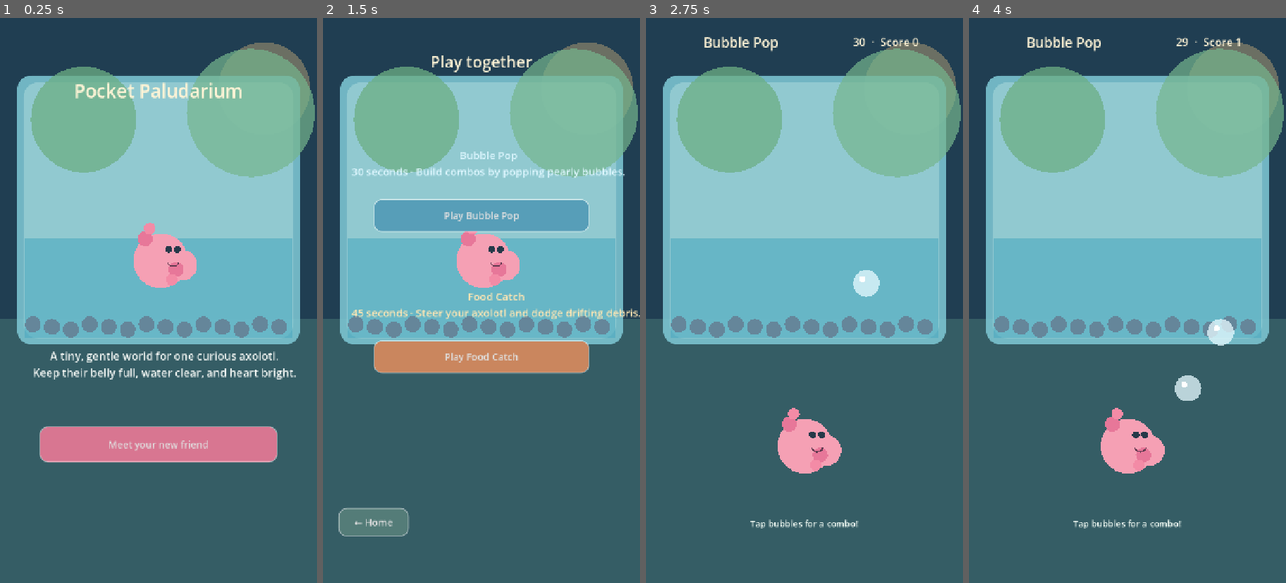
Above: before the commit, frames 1-4 (left to right).
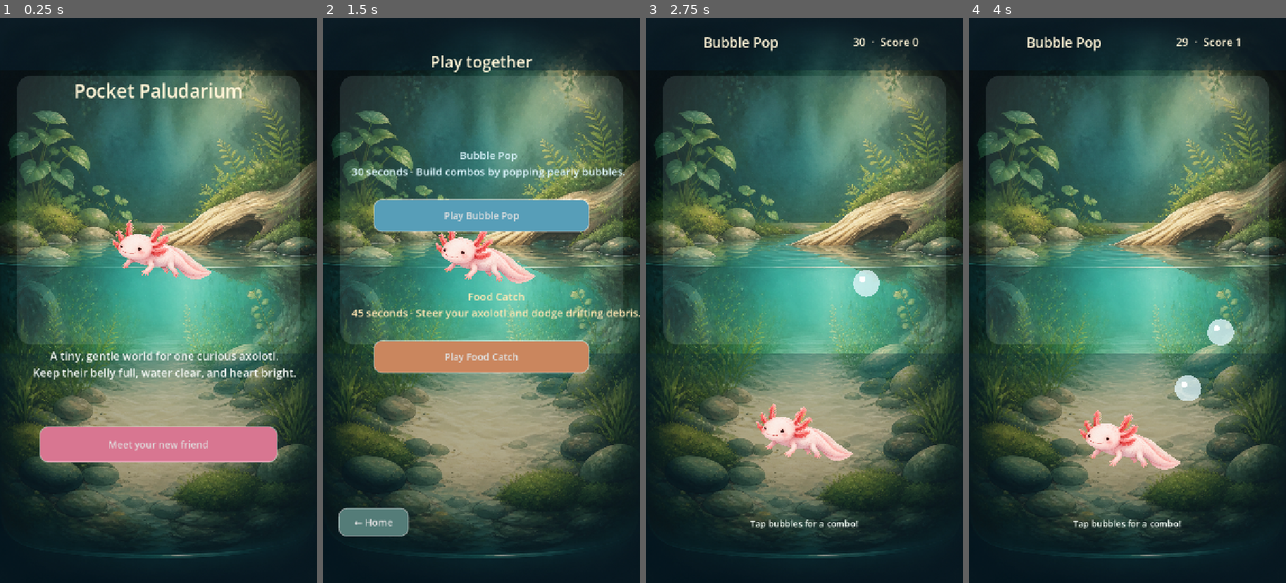
Above: after the commit, the same moments.

Repository: GrapeGames3141/Axolotl
Game: Godot game, scene res://scenes/main.tscn
The game is run twice, just before and just after one commit, with the same random seed, the same clock (stepped at 60 frames per second) and the same inputs.
Inputs (mouse positions are in pixels of both pictures, inside the frame that each line leads up to):
- Up to frame 1 (0.25 s): no input
- Up to frame 2 (1.5 s): click "Meet your new friend" at 0.5 s; click "Play" at 1.25 s
- Up to frame 3 (2.75 s): click "Play Bubble Pop" at 2 s
- Up to frame 4 (4 s): move the mouse to (1197, 272) at 2.77 s; click (1197, 272) at 2.92 s; move the mouse to (1064, 328) at 3.52 s; click (1064, 328) at 3.67 s

The runs differ from the first frame. In frame 1, 92% of the frame differs, in the area x 0-100%, y 0-100%; in frame 2, 89%; in frame 3, 97%; in frame 4, 97%.

Commit message:
Add storybook art pass

Diff:
--- a/scripts/main.gd
+++ b/scripts/main.gd
@@ -27,6 +27,9 @@
 var toast: Label
 var mini_hud_label: Label
 var audio_player: AudioStreamPlayer
+var backdrop_texture: Texture2D
+var axolotl_texture: Texture2D
+var decor_atlas_texture: Texture2D
 
 func _ready() -> void:
 	get_viewport().size_changed.connect(_layout)
@@ -34,6 +37,9 @@
 	canvas = Control.new(); canvas.set_anchors_and_offsets_preset(Control.PRESET_FULL_RECT); canvas.mouse_filter = Control.MOUSE_FILTER_IGNORE; canvas.draw.connect(_draw_world); add_child(canvas)
 	ui = Control.new(); ui.set_anchors_and_offsets_preset(Control.PRESET_FULL_RECT); add_child(ui)
 	audio_player = AudioStreamPlayer.new(); add_child(audio_player)
+	backdrop_texture = load("res://assets/storybook/paludarium-backdrop-v1.png") as Texture2D
+	axolotl_texture = load("res://assets/storybook/axolotl-swim-v1.png") as Texture2D
+	decor_atlas_texture = load("res://assets/storybook/decor-atlas-v1.png") as Texture2D
 	GameState.state_changed.connect(refresh)
 	screen = "home" if GameState.tutorial_complete else "onboarding"
 	refresh()
@@ -116,7 +122,8 @@
 	for id in catalog.ids():
 		var item = catalog.get_item(id)
 		var item_id: String = id
-		make_label("%s  ·  %d pearls\n%s" % [item.title, item.price, item.description], Vector2(50, y), Vector2(420, 76), 18, item.color)
+		make_atlas_icon(item_id, Rect2(42, y + 2, 70, 70))
+		make_label("%s  ·  %d pearls\n%s" % [item.title, item.price, item.description], Vector2(115, y), Vector2(355, 76), 18, item.color)
 		make_button("Buy", Rect2(510, y + 8, 150, 56), func(): buy_from_shop(item_id), Color("7a9c83"))
 		y += 96
 
@@ -146,6 +153,24 @@
 	selected_item = item_id
 	var item = catalog.get_item(item_id)
 	say("Place %s in the tank." % item.title)
+
+func atlas_region(item_id: String) -> Rect2:
+	var cell := 418.0
+	var cells := {
+		"water_fern": Vector2i(0, 0), "moon_stone": Vector2i(1, 0), "cozy_log": Vector2i(2, 0),
+		"cloud_hide": Vector2i(0, 1), "gentle_filter": Vector2i(1, 1), "pearl_bubbler": Vector2i(2, 1),
+		"berry_bites": Vector2i(0, 2), "moss_pellets": Vector2i(1, 2), "ribbon_hat": Vector2i(2, 2)
+	}
+	var cell_index: Vector2i = cells.get(item_id, Vector2i(-1, -1))
+	return Rect2(Vector2(cell_index.x * cell, cell_index.y * cell), Vector2(cell, cell))
+
+func make_atlas_icon(item_id: String, rect: Rect2) -> TextureRect:
+	var icon := TextureRect.new()
+	icon.position = rect.position; icon.size = rect.size; icon.expand_mode = TextureRect.EXPAND_IGNORE_SIZE; icon.stretch_mode = TextureRect.STRETCH_KEEP_ASPECT_CENTERED; icon.mouse_filter = Control.MOUSE_FILTER_IGNORE
+	if decor_atlas_texture != null:
+		var atlas := AtlasTexture.new(); atlas.atlas = decor_atlas_texture; atlas.region = atlas_region(item_id); icon.texture = atlas
+	ui.add_child(icon)
+	return icon
 
 func build_minis() -> void:
 	make_label("Play together", Vector2(50, 70), Vector2(620, 58), 36, Color("fff4d6"))
@@ -236,17 +261,26 @@
 	var scale := minf(get_viewport_rect().size.x / W, get_viewport_rect().size.y / H)
 	var offset := (get_viewport_rect().size - Vector2(W, H) * scale) * 0.5
 	canvas.draw_set_transform(offset, 0.0, Vector2(scale, scale))
-	canvas.draw_rect(Rect2(0, 0, W, H), Color("203e52"))
+	if backdrop_texture != null:
+		canvas.draw_texture_rect(backdrop_texture, Rect2(0, 0, W, H), false)
+		canvas.draw_rect(Rect2(0, 0, W, 118), Color("092333", 0.42))
+		canvas.draw_rect(Rect2(0, 760, W, 520), Color("092333", 0.30))
+	else:
+		canvas.draw_rect(Rect2(0, 0, W, H), Color("203e52"))
 	# Soft storybook sky, land, and rounded glass tank.
-	canvas.draw_circle(Vector2(600, 160), 105, Color("f7cb82", 0.35))
-	canvas.draw_rect(Rect2(0, 680, W, 600), Color("355d65"))
+	if backdrop_texture == null:
+		canvas.draw_circle(Vector2(600, 160), 105, Color("f7cb82", 0.35))
+		canvas.draw_rect(Rect2(0, 680, W, 600), Color("355d65"))
 	var tank := Rect2(38, 130, 644, 610)
-	canvas.draw_style_box(_rounded(Color("7ec8d5", 0.86), 34), tank)
-	canvas.draw_style_box(_rounded(Color("d4f5ed", 0.32), 34), Rect2(53, 146, 614, 580))
-	canvas.draw_rect(Rect2(55, 500, 610, 225), Color("4ca9bf", 0.60))
-	canvas.draw_circle(Vector2(190, 230), 120, Color("6cae84", 0.75)); canvas.draw_circle(Vector2(570, 215), 145, Color("75b58d", 0.70))
+	canvas.draw_style_box(_rounded(Color("d4f5ed", 0.12), 34), tank)
+	if backdrop_texture == null:
+		canvas.draw_style_box(_rounded(Color("7ec8d5", 0.86), 34), tank)
+		canvas.draw_style_box(_rounded(Color("d4f5ed", 0.32), 34), Rect2(53, 146, 614, 580))
+		canvas.draw_rect(Rect2(55, 500, 610, 225), Color("4ca9bf", 0.60))
+		canvas.draw_circle(Vector2(190, 230), 120, Color("6cae84", 0.75)); canvas.draw_circle(Vector2(570, 215), 145, Color("75b58d", 0.70))
 	# gravel
-	for x in range(75, 655, 43): canvas.draw_circle(Vector2(x, 694 + (x % 3) * 6), 18, Color("65869a"))
+	if backdrop_texture == null:
+		for x in range(75, 655, 43): canvas.draw_circle(Vector2(x, 694 + (x % 3) * 6), 18, Color("65869a"))
 	_draw_placements()
 	_draw_axolotl(Vector2(365, 535) if mini_mode == "" else Vector2(player_x, 955))
 	if mini_mode != "":
@@ -263,6 +297,13 @@
 	var box := StyleBoxFlat.new(); box.bg_color = color; box.corner_radius_top_left = radius; box.corner_radius_top_right = radius; box.corner_radius_bottom_left = radius; box.corner_radius_bottom_right = radius; return box
 
 func _draw_axolotl(p: Vector2) -> void:
+	if axolotl_texture != null:
+		var idle := 0.0 if GameState.settings.reduced_motion else sin(Time.get_ticks_msec() * 0.003) * 7.0
+		var scale := 1.0 if GameState.settings.reduced_motion else 1.0 + sin(Time.get_ticks_msec() * 0.002) * 0.025
+		var tint := Color(1.0, 1.0 - maxf(0.0, 45.0 - GameState.happiness) * 0.006, 1.0 - maxf(0.0, 45.0 - GameState.water_quality) * 0.008, 1.0)
+		var size := Vector2(260, 208) * scale
+		canvas.draw_texture_rect(axolotl_texture, Rect2(p + Vector2(-130, -104 + idle), size), false, tint)
+		return
 	canvas.draw_circle(p + Vector2(0, 15), 62, Color("f5a0b4")); canvas.draw_circle(p + Vector2(48, 25), 35, Color("f5a0b4"))
 	for s in [-1, 1]:
 		canvas.draw_circle(p + Vector2(-35, -35) * s, 17, Color("e77799")); canvas.draw_circle(p + Vector2(-25, -58) * s, 13, Color("f38ba6"))
@@ -273,6 +314,9 @@
 	for placed in sorted:
 		var item = catalog.get_item(str(placed.item_id)); if item == null: continue
 		var p := Vector2(float(placed.x) * W, float(placed.y) * H)
+		if decor_atlas_texture != null:
+			canvas.draw_texture_rect_region(decor_atlas_texture, Rect2(p - Vector2(54, 54), Vector2(108, 108)), atlas_region(item.id))
+			continue
 		if item.id == "water_fern":
 			for n in 4: canvas.draw_line(p, p + Vector2((n - 1.5) * 17, -62 + abs(n - 1) * 12), item.color, 11)
 		elif item.id == "cozy_log" or item.id == "cloud_hide": canvas.draw_circle(p, 48, item.color); canvas.draw_circle(p + Vector2(8, 8), 22, Color("254357"))
Binary file added: assets/storybook/axolotl-swim-v1.png
Binary file added: assets/storybook/decor-atlas-v1.png
Binary file added: assets/storybook/paludarium-backdrop-v1.png
Not shown, changed: README.md
Not shown, added: assets/storybook/generation-notes.md
